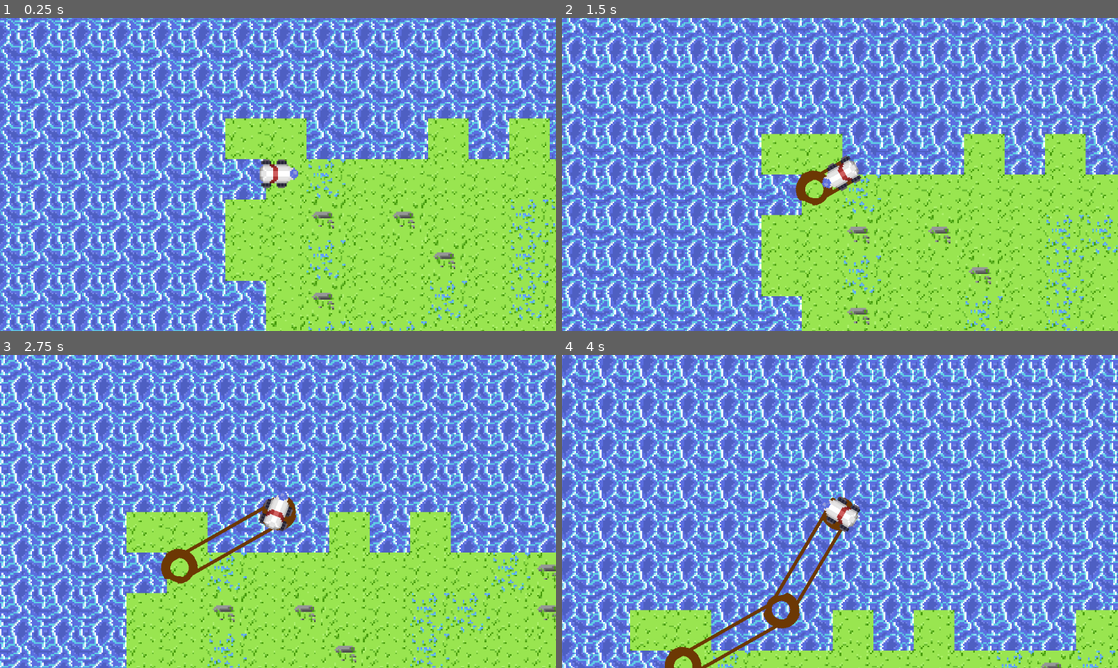
Above: before the commit, frames 1-4 (two rows, left to right).
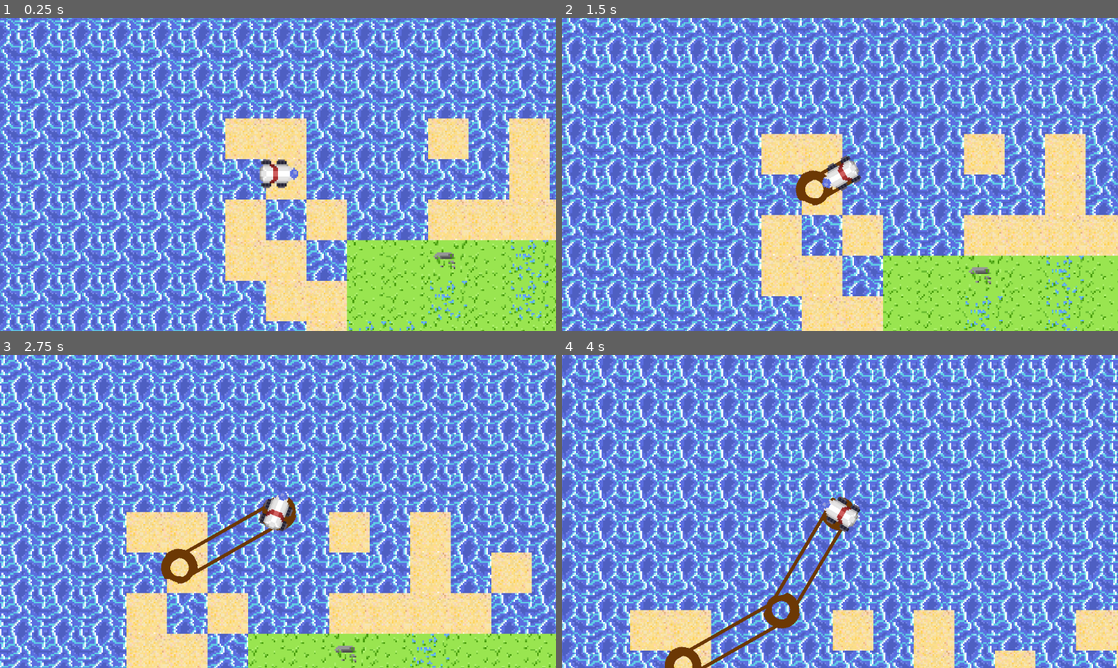
Above: after the commit, the same moments.

Repository: rowanmurdock/EnvironmentExplorationGame
Game: Godot game, scene res://main.tscn
The game is run twice, just before and just after one commit, with the same random seed, the same clock (stepped at 60 frames per second) and the same inputs.
Inputs:
- Up to frame 1 (0.25 s): no input
- Up to frame 2 (1.5 s): tap Enter at 0.5 s; hold Right (ui_right) 0.53-1.28 s; hold Down (ui_down) from 1.28 s (still down)
- Up to frame 3 (2.75 s): release Down (ui_down) at 2.03 s; hold Right (ui_right) from 2.03 s (still down)
- Up to frame 4 (4 s): release Right (ui_right) at 2.78 s; hold Up (ui_up) 2.78-3.53 s; hold Left (ui_left) from 3.53 s (still down)

The runs differ from the first frame. In frame 1, 23% of the frame differs, in the area x 40-100%, y 32-100%; in frame 2, 23%; in frame 3, 25%, in the area x 22-100%, y 50-100%; in frame 4, 9.0%.

Commit message:
created beach sprite and placed beach tiles around ocean tiles

Diff:
--- a/Main.gd
+++ b/Main.gd
@@ -9,7 +9,7 @@
 	var height = 500
 	var tile_ids = [1, 2, 3, 4, 5, 6, 7]
 	var ocean_tile_id = 0
-	var border_tile_ids = [0, 1]
+	var border_tile_ids = [0, 8]
 	var border_width = 7
 
 	for x in range(width):
@@ -18,7 +18,7 @@
 				x < border_width or x >= width - border_width or
 				y < border_width or y >= height - border_width
 			)
-			var is_border = (x == 993 or x == 7 or y == 493 or y == 7)
+			var is_border = ((x <= 993 and x > 990) or (x >= 7 and x < 10) or (y <= 493 and y > 490) or (y >= 7 and y < 10))
 
 			if is_ocean:
 				tilemap.set_cell(0, Vector2i(x, y), ocean_tile_id, Vector2i(0, 0))
--- a/main.tscn
+++ b/main.tscn
@@ -7,6 +7,7 @@
 [ext_resource type="Texture2D" uid="uid://db15nfwksapuo" path="res://tiles/grass3.png" id="4_1gnh1"]
 [ext_resource type="Script" path="res://rover.gd" id="5_6e3lk"]
 [ext_resource type="Texture2D" uid="uid://uisfun4k6dtc" path="res://rover/rover1.png" id="6_0qh0j"]
+[ext_resource type="Texture2D" uid="uid://ci1d82wgbixhx" path="res://tiles/beach1.png" id="6_wxc2i"]
 [ext_resource type="Texture2D" uid="uid://cqdmvngo0a3k1" path="res://rover/rover2.png" id="7_s42b8"]
 
 [sub_resource type="TileSetAtlasSource" id="TileSetAtlasSource_ybml7"]
@@ -51,6 +52,11 @@
 texture_region_size = Vector2i(24, 24)
 0:0/0 = 0
 
+[sub_resource type="TileSetAtlasSource" id="TileSetAtlasSource_bwldg"]
+texture = ExtResource("6_wxc2i")
+texture_region_size = Vector2i(24, 24)
+0:0/0 = 0
+
 [sub_resource type="TileSet" id="TileSet_cyh7r"]
 tile_size = Vector2i(24, 24)
 sources/1 = SubResource("TileSetAtlasSource_ce05g")
@@ -61,6 +67,7 @@
 sources/6 = SubResource("TileSetAtlasSource_5afvv")
 sources/7 = SubResource("TileSetAtlasSource_22mlo")
 sources/0 = SubResource("TileSetAtlasSource_ybml7")
+sources/8 = SubResource("TileSetAtlasSource_bwldg")
 
 [sub_resource type="SpriteFrames" id="SpriteFrames_hspl7"]
 animations = [{
Not shown: 1 places in main.tscn that only renumber resources
Binary file added: tiles/beach1.png
